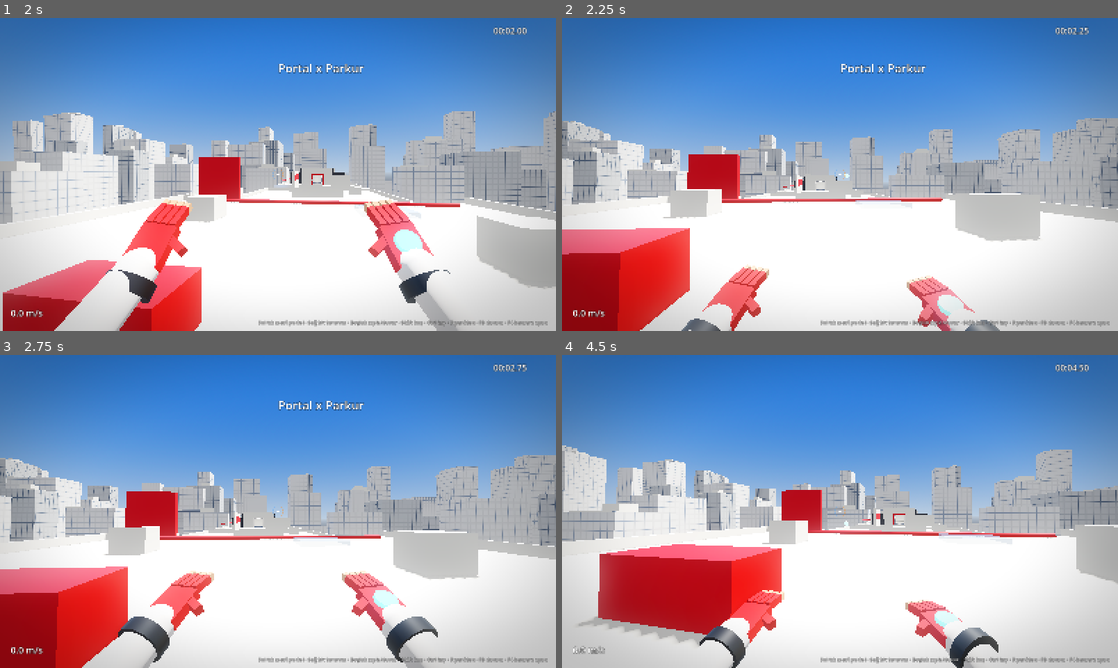
Above: before the commit, frames 1-4 (two rows, left to right).
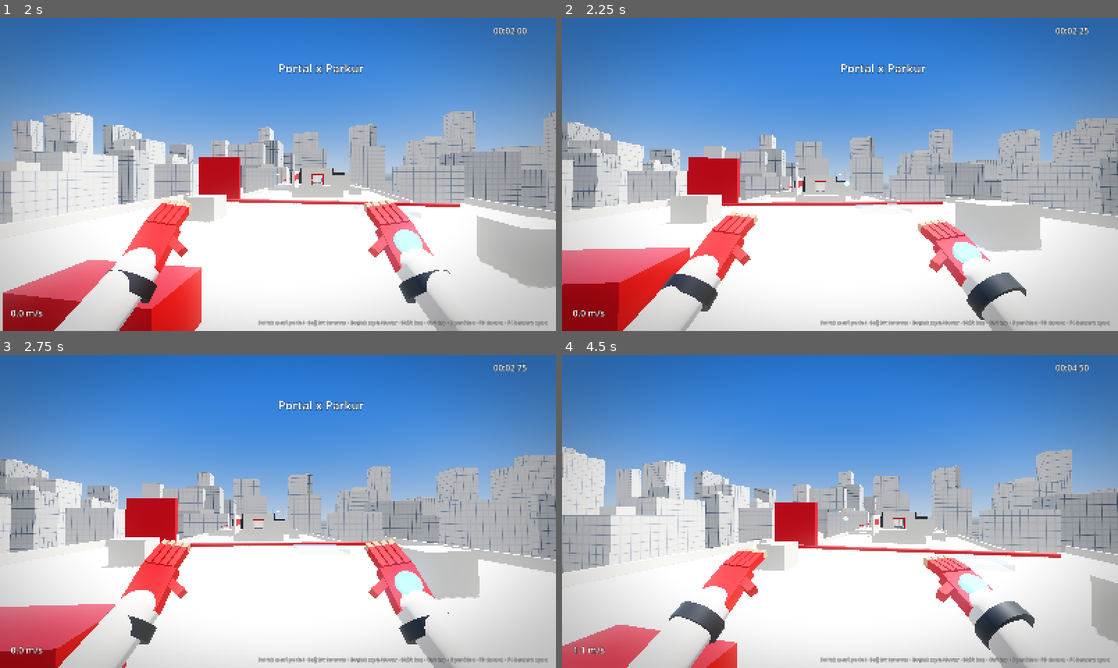
Above: after the commit, the same moments.

Repository: salihsahinin/portal-parkur
Game: Godot game, scene res://sahneler/ana.tscn
Same seed, same stepped clock (60 frames per second), same inputs: the game is played once before the commit and once after it.
Inputs (mouse positions are in pixels of both pictures, inside the frame that each line leads up to):
- Up to frame 1 (2 s): tap Enter at 0.5 s; move the mouse to (305, 174) at 0.52 s; hold Ctrl (kay) 0.53-1.28 s; click (305, 174) at 0.67 s; tap Shift (kos) at 0.8, 1.35 s; move the mouse to (250, 174) at 1.27 s; click (250, 174) at 1.42 s; tap Space (zipla) at 1.55 s
- Up to frame 2 (2.25 s): move the mouse to (851, 168) at 2.02 s; hold Space (zipla) from 2.03 s (still down); click (851, 168) at 2.17 s
- Up to frame 3 (2.75 s): keep holding Space (zipla); tap Ctrl (kay) at 2.3 s
- Up to frame 4 (4.5 s): move the mouse to (834, 517) at 2.77 s; release Space (zipla) at 2.78 s; tap S (geri) at 2.85 s; click (834, 517) at 2.92 s; tap Shift (kos) at 3.05 s; move the mouse to (878, 514) at 3.52 s; hold Space (zipla) 3.53-4.28 s; tap W (ileri) at 3.6 s; click (878, 514) at 3.67 s; move the mouse to (795, 508) at 4.27 s; tap Ctrl (kay) at 4.35 s; click (795, 508) at 4.42 s

Frame 1 is identical in both runs. In frame 2, 15% of the frame differs, in the area x 0-100%, y 32-100%; in frame 3, 18%; in frame 4, 25%, in the area x 0-100%, y 28-100%.

Commit message:
[icra] Portal Parkur: Source-style bunny hop (AirAccelerate cap, friction, no-friction jump on landing, auto-bhop while holding jump), tunables in F4 panel
Co-Authored-By: Claude Fable 5.1 <noreply@anthropic.com>

Diff:
--- a/betikler/ayarlar.gd
+++ b/betikler/ayarlar.gd
@@ -15,8 +15,11 @@
 	"fov": [68.0, 55.0, 100.0, 1.0, "görüş açısı (dikey derece)"],
 	"sprint_fov": [12.0, 0.0, 30.0, 1.0, "sprintte görüş açısı artışı"],
 	"kamera_atalet": [0.0, 0.0, 0.05, 0.001, "hızlı dönüşte kameranın gövdeyi geriden izlemesi (sn); 0 = yok"],
-	"hava_donus": [220.0, 0.0, 720.0, 10.0, "havada hız yönünün bakışı izleme hızı (derece/sn)"],
-	"hava_ivme": [3.5, 0.0, 20.0, 0.5, "havada ek hızlanma (m/s²)"],
+	"hava_donus": [120.0, 0.0, 720.0, 10.0, "havada hız yönünün bakışı izleme hızı (derece/sn); 0 = saf CS"],
+	"bhop": [1.0, 0.0, 1.0, 1.0, "bunny hop (1): inişte zıplama basılıysa sürtünmesiz zıpla"],
+	"bhop_tavan": [1.1, 0.2, 6.0, 0.1, "Source hava hız tavanı (m/s; CS 30 birim ≈ run hızının %12'si)"],
+	"bhop_hava_ivme": [12.0, 1.0, 100.0, 1.0, "sv_airaccelerate (CS:GO 12, CS 1.6 10)"],
+	"bhop_surtunme": [5.2, 0.0, 12.0, 0.1, "sv_friction (CS:GO 5.2, CS 1.6 4): yerde fazla hızın sönümü"],
 	"bob": [1.0, 0.0, 2.0, 0.05, "baş sallanması çarpanı"],
 	"egilme": [14.0, 0.0, 25.0, 1.0, "duvar koşusunda kamera eğimi (derece)"],
 	"yan_egilme": [1.8, 0.0, 6.0, 0.1, "yana koşarken kamera eğimi (derece)"],
--- a/betikler/oyuncu.gd
+++ b/betikler/oyuncu.gd
@@ -151,6 +151,9 @@
 	zipla_tampon = maxf(zipla_tampon - delta, 0.0)
 	if _zipla_basildi():
 		zipla_tampon = 0.15
+	# auto-bhop (bunny sunucuları): Space basılı tutulunca her inişte zıpla
+	if Ayarlar.al("bhop") > 0.5 and not sanal_girdi_aktif and Input.is_action_pressed("zipla"):
+		zipla_tampon = maxf(zipla_tampon, 0.05)
 
 	match durum:
 		Durum.YERDE: _yerde(delta, yon, ileri)
@@ -204,7 +207,19 @@
 	if yon != Vector3.ZERO and yatay.length() > hedef_hiz:
 		hedef = yon * yatay.length()
 		ivme = zemin_fren * 0.5
-	yatay = yatay.move_toward(hedef, ivme * delta)
+	if Ayarlar.al("bhop") > 0.5 and yatay.length() > hedef_hiz:
+		# Source Friction: control = max(hız, stopspeed); düşüş = control * sürtünme * dt
+		var hiz0 := yatay.length()
+		var kontrol: float = maxf(hiz0, 3.0)
+		var yeni: float = maxf(hiz0 - kontrol * Ayarlar.al("bhop_surtunme") * delta, hedef_hiz)
+		yatay = yatay * (yeni / hiz0)
+		if yon != Vector3.ZERO:
+			var mevcut := yatay.dot(yon)
+			var eklenecek := hedef_hiz - mevcut
+			if eklenecek > 0.0:
+				yatay += yon * minf(zemin_ivme * delta, eklenecek)
+	else:
+		yatay = yatay.move_toward(hedef, ivme * delta)
 	velocity.x = yatay.x
 	velocity.z = yatay.z
 	velocity.y = -2.0
@@ -239,21 +254,35 @@
 	velocity.y -= yercekimi * delta
 	dusme_hizi = minf(velocity.y, dusme_hizi)
 	coyote = maxf(coyote - delta, 0.0)
-	hava_ivme = Ayarlar.al("hava_ivme")
 	var yatay := yatay_hiz()
 	if yon != Vector3.ZERO:
-		# Hava kontrolü: hız vektörü büyüklüğünü koruyarak girdi/bakış yönüne döner
-		# (fareyle çizilen yay zıplama yayını eş zamanlı büker); ek olarak küçük ivme.
+		# 1) Bakış takibi (Dying Light): hız vektörü büyüklüğünü koruyarak girdi yönüne döner.
 		var donus_hizi: float = deg_to_rad(Ayarlar.al("hava_donus"))
-		if yatay.length() > 0.5:
+		if donus_hizi > 0.0 and yatay.length() > 0.5:
 			var aci := yatay.signed_angle_to(yon, Vector3.UP)
 			yatay = yatay.rotated(Vector3.UP, clampf(aci, -donus_hizi * delta, donus_hizi * delta))
-		var hedef := yon * maxf(yatay.length(), kosu_hizi * 0.9)
-		yatay = yatay.move_toward(hedef, hava_ivme * delta)
+		# 2) Source AirAccelerate (CS bunny hop): istenen yöndeki hız bileşeni tavanı aşamaz,
+		#    eklenen ivme = min(airaccel * wishspeed * dt, tavan - v·wishdir). Yan tuş + fare
+		#    dönüşüyle her karede tavan kadar yeni bileşen eklenir → hız birikir.
+		var wishspeed: float = lerpf(kosu_hizi, sprint_hizi, momentum)
+		var tavan: float = Ayarlar.al("bhop_tavan")
+		var mevcut := yatay.dot(yon)
+		var eklenecek := minf(wishspeed, tavan) - mevcut
+		if eklenecek > 0.0:
+			var ivme: float = minf(Ayarlar.al("bhop_hava_ivme") * wishspeed * delta, eklenecek)
+			yatay += yon * ivme
 	velocity.x = yatay.x
 	velocity.z = yatay.z
 
 	if is_on_floor():
+		# bunny hop: yere değilen karede zıplama basılıysa sürtünme/iniş kaybı olmadan zıpla
+		if zipla_tampon > 0.0 and Ayarlar.al("bhop") > 0.5:
+			zipla_tampon = 0.0
+			dusme_hizi = 0.0
+			son_duvar_id = 0
+			Ses.cal("adim", -8.0, 1.1)
+			_zipla(1.0)
+			return
 		_inis()
 		return
 	if yon.dot(ileri) > 0.3 and velocity.y < 7.0 and _tirmanma_dene():
